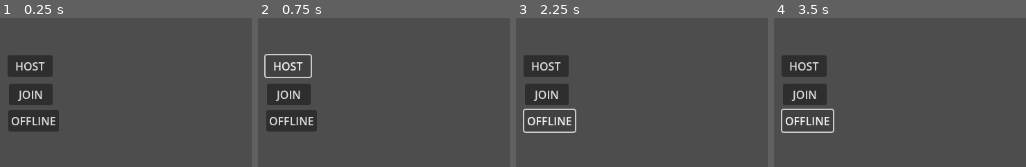
Above: before the commit, frames 1-4 (left to right).
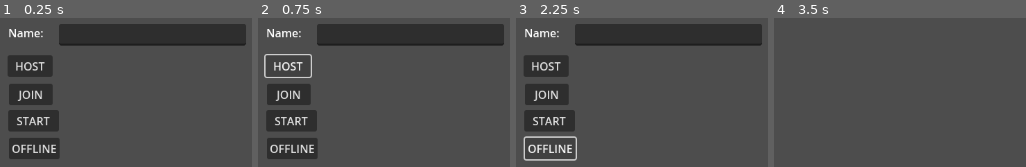
Above: after the commit, the same moments.

Repository: RustyPrime/AcerolaJam0_Asymberration
Game: Godot game, scene res://Scenes/main_menu.tscn
Same seed, same stepped clock (60 frames per second), same inputs: the game is played once before the commit and once after it. The project has no main scene, so this scene is started directly.
Inputs (mouse positions are in pixels of both pictures, inside the frame that each line leads up to):
- Up to frame 1 (0.25 s): no input
- Up to frame 2 (0.75 s): click "HOST" at 0.5 s
- Up to frame 3 (2.25 s): click "JOIN" at 1.25 s; click "OFFLINE" at 2 s
- Up to frame 4 (3.5 s): click (806, 120) at 2.75 s, where only the run after the commit has a clickable "START"

The runs differ from the first frame. In frame 1, 15% of the frame differs, in the area x 3-98%, y 4-95%; in frame 2, 15%; in frame 3, 14%; in frame 4, 5.9%.
Error after the commit: Invalid operands 'String' and 'int' in operator '+'. (res://Scripts/multiplayer_setup.gd:20)

Commit message:
fixed: mp join (each player has their own scene spawned)

Diff:
--- /dev/null
+++ b/Scenes/Subscenes/player_1_remote.tscn
@@ -0,0 +1,32 @@
+[gd_scene load_steps=6 format=3 uid="uid://cx4n3fgv54r1a"]
+
+[ext_resource type="Script" path="res://Scripts/Player1.gd" id="1_rdjtu"]
+[ext_resource type="Material" uid="uid://b3aluapbncj1v" path="res://Materials/player1_material.tres" id="2_sjo4x"]
+
+[sub_resource type="CapsuleMesh" id="CapsuleMesh_pxubv"]
+
+[sub_resource type="CapsuleShape3D" id="CapsuleShape3D_nwete"]
+
+[sub_resource type="BoxMesh" id="BoxMesh_uj8jy"]
+
+[node name="Player1" type="CharacterBody3D"]
+top_level = true
+script = ExtResource("1_rdjtu")
+BULLET_SPEED = 300.0
+
+[node name="MeshInstance3D" type="MeshInstance3D" parent="."]
+transform = Transform3D(1, 0, 0, 0, 1, 0, 0, 0, 1, 0, 0.997871, 0)
+mesh = SubResource("CapsuleMesh_pxubv")
+surface_material_override/0 = ExtResource("2_sjo4x")
+
+[node name="CollisionShape3D" type="CollisionShape3D" parent="."]
+transform = Transform3D(1, 0, 0, 0, 1, 0, 0, 0, 1, 0, 0.997871, 0)
+shape = SubResource("CapsuleShape3D_nwete")
+
+[node name="Shotgun" type="MeshInstance3D" parent="."]
+transform = Transform3D(0.131105, 0, 0.125299, 0, 0.194929, 0, -0.0165578, 0, 0.992119, 0.429216, 1.10194, -1.02108)
+material_override = ExtResource("2_sjo4x")
+mesh = SubResource("BoxMesh_uj8jy")
+
+[node name="Barrel" type="Node3D" parent="."]
+transform = Transform3D(-0.987705, 0, -0.156331, 0, 1, 0, 0.156331, 0, -0.987705, 0.355443, 1.12474, -1.61139)
--- /dev/null
+++ b/Scenes/Subscenes/player_2.tscn
@@ -0,0 +1,43 @@
+[gd_scene format=3 uid="uid://c2cb13c6yvri5"]
+
+[node name="Player2" type="Node3D"]
+
+[node name="Camera3D" type="Camera3D" parent="."]
+transform = Transform3D(-1, 6.18172e-08, -6.18172e-08, 0, 0.707107, 0.707107, 8.74228e-08, 0.707107, -0.707107, 0, 0, 0)
+
+[node name="Control" type="Control" parent="."]
+layout_mode = 3
+anchors_preset = 15
+anchor_right = 1.0
+anchor_bottom = 1.0
+grow_horizontal = 2
+grow_vertical = 2
+
+[node name="Panel" type="Panel" parent="Control"]
+layout_mode = 1
+anchors_preset = 3
+anchor_left = 1.0
+anchor_top = 1.0
+anchor_right = 1.0
+anchor_bottom = 1.0
+offset_left = -500.0
+offset_top = -100.0
+grow_horizontal = 0
+grow_vertical = 0
+
+[node name="Label" type="Label" parent="Control/Panel"]
+layout_mode = 1
+anchors_preset = 8
+anchor_left = 0.5
+anchor_top = 0.5
+anchor_right = 0.5
+anchor_bottom = 0.5
+offset_left = -68.5
+offset_top = -11.5
+offset_right = 68.5
+offset_bottom = 11.5
+grow_horizontal = 2
+grow_vertical = 2
+text = "ui"
+horizontal_alignment = 1
+vertical_alignment = 1
--- a/Scenes/level.tscn
+++ b/Scenes/level.tscn
@@ -1,8 +1,8 @@
 [gd_scene load_steps=9 format=3 uid="uid://cqupai8j3ftri"]
 
 [ext_resource type="PackedScene" uid="uid://bhxlmgc3clgt0" path="res://Scenes/Subscenes/player_1.tscn" id="1_3uona"]
-[ext_resource type="Script" path="res://Scripts/multiplayer_setup.gd" id="2_ckh85"]
-[ext_resource type="PackedScene" uid="uid://tcaf37rxrs7o" path="res://Scenes/main_menu.tscn" id="3_akyd3"]
+[ext_resource type="Script" path="res://Scripts/SceneManager.gd" id="1_eka7w"]
+[ext_resource type="PackedScene" uid="uid://c2cb13c6yvri5" path="res://Scenes/Subscenes/player_2.tscn" id="3_uib1h"]
 
 [sub_resource type="BoxMesh" id="BoxMesh_o4il2"]
 
@@ -17,6 +17,9 @@
 background_color = Color(1, 1, 1, 1)
 
 [node name="Level" type="Node3D"]
+script = ExtResource("1_eka7w")
+player1_scene = ExtResource("1_3uona")
+player2_scene = ExtResource("3_uib1h")
 
 [node name="World" type="Node3D" parent="."]
 
@@ -91,18 +94,9 @@
 transform = Transform3D(0.100778, 0.782521, -0.614414, 0, 0.617558, 0.786526, 0.994909, -0.0792648, 0.0622365, -19.7503, 7.62638, 5.56625)
 
 [node name="Multiplayer" type="Node3D" parent="."]
-script = ExtResource("2_ckh85")
-player1_scene = ExtResource("1_3uona")
-player2_scene = ExtResource("1_3uona")
 
-[node name="MainMenu" parent="Multiplayer" instance=ExtResource("3_akyd3")]
+[node name="SpawnPoint1" type="Node3D" parent="Multiplayer"]
+transform = Transform3D(-4.37114e-08, 0, -1, 0, 1, 0, 1, 0, -4.37114e-08, 10.5088, 3.49174, 0)
 
-[node name="MultiplayerSpawner" type="MultiplayerSpawner" parent="Multiplayer"]
-_spawnable_scenes = PackedStringArray("res://Scenes/Subscenes/player_1.tscn")
-spawn_path = NodePath("..")
-
-[connection signal="pressed" from="Multiplayer/MainMenu/Host" to="Multiplayer" method="_on_host_pressed"]
-[connection signal="pressed" from="Multiplayer/MainMenu/Join" to="Multiplayer" method="_on_join_pressed"]
-[connection signal="pressed" from="Multiplayer/MainMenu/Offline" to="Multiplayer" method="_on_offline_pressed"]
-
-[editable path="Multiplayer/MainMenu"]
+[node name="SpawnPoint2" type="Node3D" parent="Multiplayer"]
+transform = Transform3D(1, 0, 0, 0, 0.400461, -0.916314, 0, 0.916314, 0.400461, 0, 24.43, -13.126)
--- a/Scenes/main_menu.tscn
+++ b/Scenes/main_menu.tscn
@@ -1,4 +1,6 @@
-[gd_scene format=3 uid="uid://tcaf37rxrs7o"]
+[gd_scene load_steps=2 format=3 uid="uid://tcaf37rxrs7o"]
+
+[ext_resource type="Script" path="res://Scripts/multiplayer_setup.gd" id="1_ogsnv"]
 
 [node name="MainMenu" type="Control"]
 layout_mode = 3
@@ -7,6 +9,7 @@
 anchor_bottom = 1.0
 grow_horizontal = 2
 grow_vertical = 2
+script = ExtResource("1_ogsnv")
 
 [node name="Host" type="Button" parent="."]
 layout_mode = 0
@@ -24,10 +27,37 @@
 offset_bottom = 198.0
 text = "JOIN"
 
-[node name="Offline" type="Button" parent="."]
+[node name="Start" type="Button" parent="."]
 layout_mode = 0
 offset_left = 97.0
 offset_top = 205.0
 offset_right = 170.0
 offset_bottom = 236.0
+text = "START"
+
+[node name="Offline" type="Button" parent="."]
+offset_left = 98.0
+offset_top = 245.0
+offset_right = 171.0
+offset_bottom = 276.0
 text = "OFFLINE"
+
+[node name="Username" type="LineEdit" parent="."]
+layout_mode = 0
+offset_left = 170.0
+offset_top = 81.0
+offset_right = 440.0
+offset_bottom = 112.0
+
+[node name="Label" type="Label" parent="."]
+layout_mode = 0
+offset_left = 97.0
+offset_top = 82.0
+offset_right = 160.0
+offset_bottom = 113.0
+text = "Name:"
+
+[connection signal="pressed" from="Host" to="." method="_on_host_pressed"]
+[connection signal="pressed" from="Join" to="." method="_on_join_pressed"]
+[connection signal="pressed" from="Start" to="." method="_on_start_pressed"]
+[connection signal="pressed" from="Offline" to="." method="_on_offline_pressed"]
--- /dev/null
+++ b/Scripts/GameManager.gd
@@ -0,0 +1,3 @@
+extends Node
+
+var Players = {}
--- /dev/null
+++ b/Scripts/SceneManager.gd
@@ -0,0 +1,23 @@
+extends Node3D
+
+
+@export var player1_scene : PackedScene
+@export var player2_scene : PackedScene
+
+@onready var player1_spawnPoint = $Multiplayer/SpawnPoint1
+@onready var player2_spawnPoint = $Multiplayer/SpawnPoint2
+
+func _ready():
+	for id in GameManager.Players:
+		if id == multiplayer.get_unique_id():
+			if GameManager.Players[id].is_fps == true:
+				spawn_player("player1", player1_scene, player1_spawnPoint)
+			else:
+				spawn_player("player2", player2_scene, player2_spawnPoint)
+
+
+func spawn_player(player_name, player_scene, player_spawn):
+	var player = player_scene.instantiate()
+	player.name = player_name
+	add_child(player)
+	player.global_position = player_spawn.global_position
--- a/Scripts/multiplayer_setup.gd
+++ b/Scripts/multiplayer_setup.gd
@@ -1,35 +1,74 @@
-extends Node3D
+extends Control
 
-var peer = ENetMultiplayerPeer.new()
-
-@export var player1_scene : PackedScene
-@export var player2_scene : PackedScene
+var peer : ENetMultiplayerPeer
 
 
+var address = "localhost"
+var port = 8910
+var compression : ENetConnection.CompressionMode = ENetConnection.COMPRESS_RANGE_CODER
+
+func _ready():
+	multiplayer.peer_connected.connect(peer_connected)
+	multiplayer.peer_disconnected.connect(peer_disconnected)
+	multiplayer.connected_to_server.connect(connected_to_server)
+	multiplayer.connection_failed.connect(connection_failed)
+
 func _on_host_pressed():
-	peer.create_server(135)
+	peer = ENetMultiplayerPeer.new()
+	var error = peer.create_server(port)
+	if error != OK:
+		print("Cannot Host: " + error)
+		return
+
+	peer.get_host().compress(compression)
 	multiplayer.multiplayer_peer = peer
-	multiplayer.peer_connected.connect(_spawn_remote_player)
-	spawn_player()
+	print("Waiting for players!")
+	SendPlayerInformation($Username.text, multiplayer.get_unique_id(), true)
+
 
 func _on_join_pressed():
-	peer.create_client("localhost", 135)
+	peer = ENetMultiplayerPeer.new()
+	peer.create_client(address, port)
+	peer.get_host().compress(compression)
 	multiplayer.multiplayer_peer = peer
 
+func _on_start_pressed():
+	StartGame.rpc()
 
 
 func _on_offline_pressed():
 	pass # Replace with function body.
 
+@rpc("any_peer", "call_local")
+func StartGame():
+	var gameScene = load("res://Scenes/level.tscn").instantiate()
+	get_tree().root.add_child(gameScene)
+	self.hide()
+
+@rpc("any_peer")
+func SendPlayerInformation(player_name, id, is_fps):
+	if !GameManager.Players.has(id):
+		GameManager.Players[id] = {
+			"name" : player_name,
+			"is_fps" : is_fps
+			# todo: add score?
+		}
+	if multiplayer.is_server():
+		for identifier in GameManager.Players:
+			SendPlayerInformation.rpc(GameManager.Players[identifier].name, identifier, GameManager.Players[identifier].is_fps)
 
 
-func spawn_player(id = 1):
-	var player1 = player1_scene.instantiate()
-	player1.name = "player" + str(id)
-	get_parent().add_child(player1)
 
 
-func _spawn_remote_player(id):
-	var player2 = player2_scene.instantiate()
-	player2.name = "player" + str(id)
-	get_parent().add_child(player2)
+func peer_connected(id):
+	print("player connected" + str(id))
+
+func peer_disconnected(id):
+	print("player disconnected" + str(id))
+
+func connected_to_server():
+	print("connected to server")
+	SendPlayerInformation.rpc_id(1, $Username.text, multiplayer.get_unique_id(), false)
+
+func connection_failed():
+	print("connection failed")
--- a/project.godot
+++ b/project.godot
@@ -13,6 +13,10 @@
 config/name="Acerola Game Jam 0 Abberation"
 config/features=PackedStringArray("4.2", "GL Compatibility")
 config/icon="res://icon.svg"
+
+[autoload]
+
+GameManager="*res://Scripts/GameManager.gd"
 
 [input]
 
